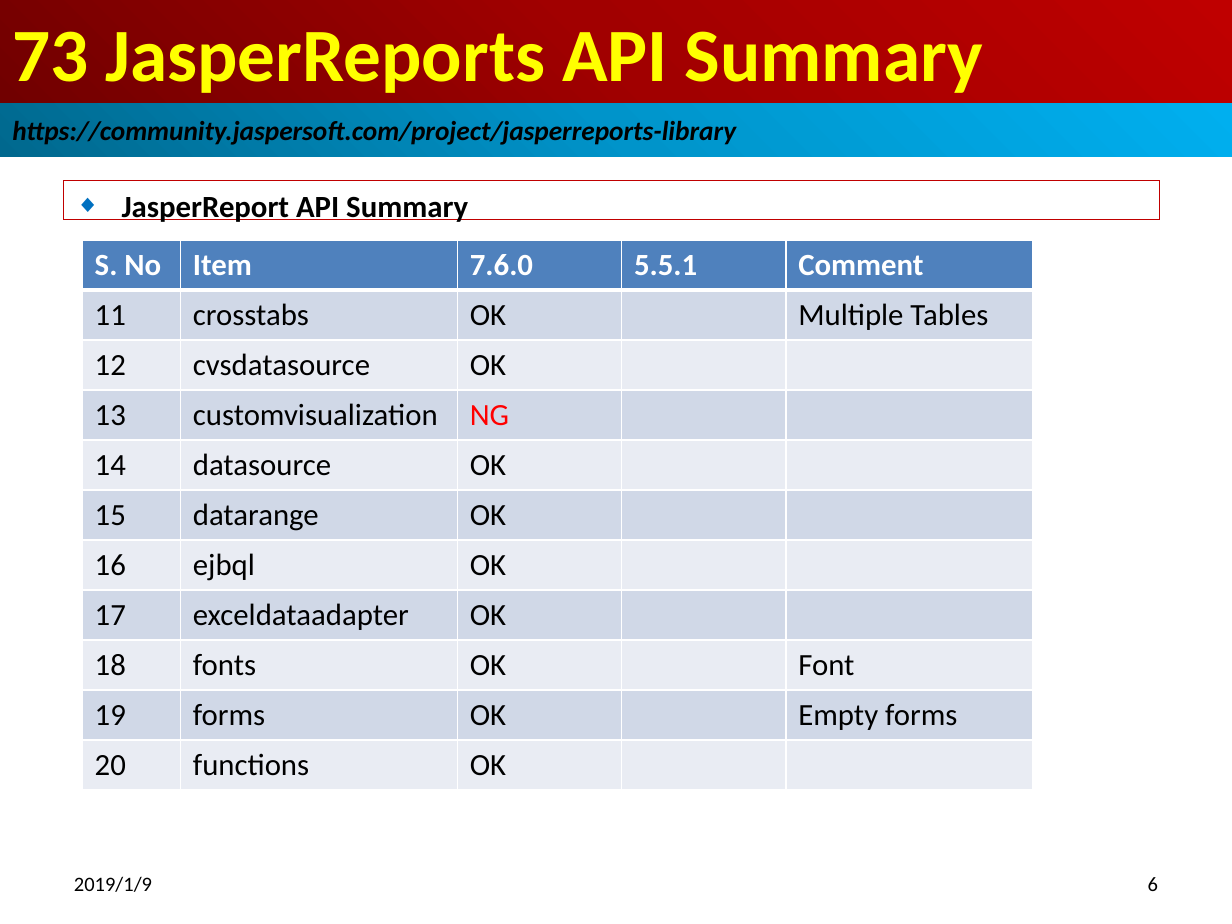
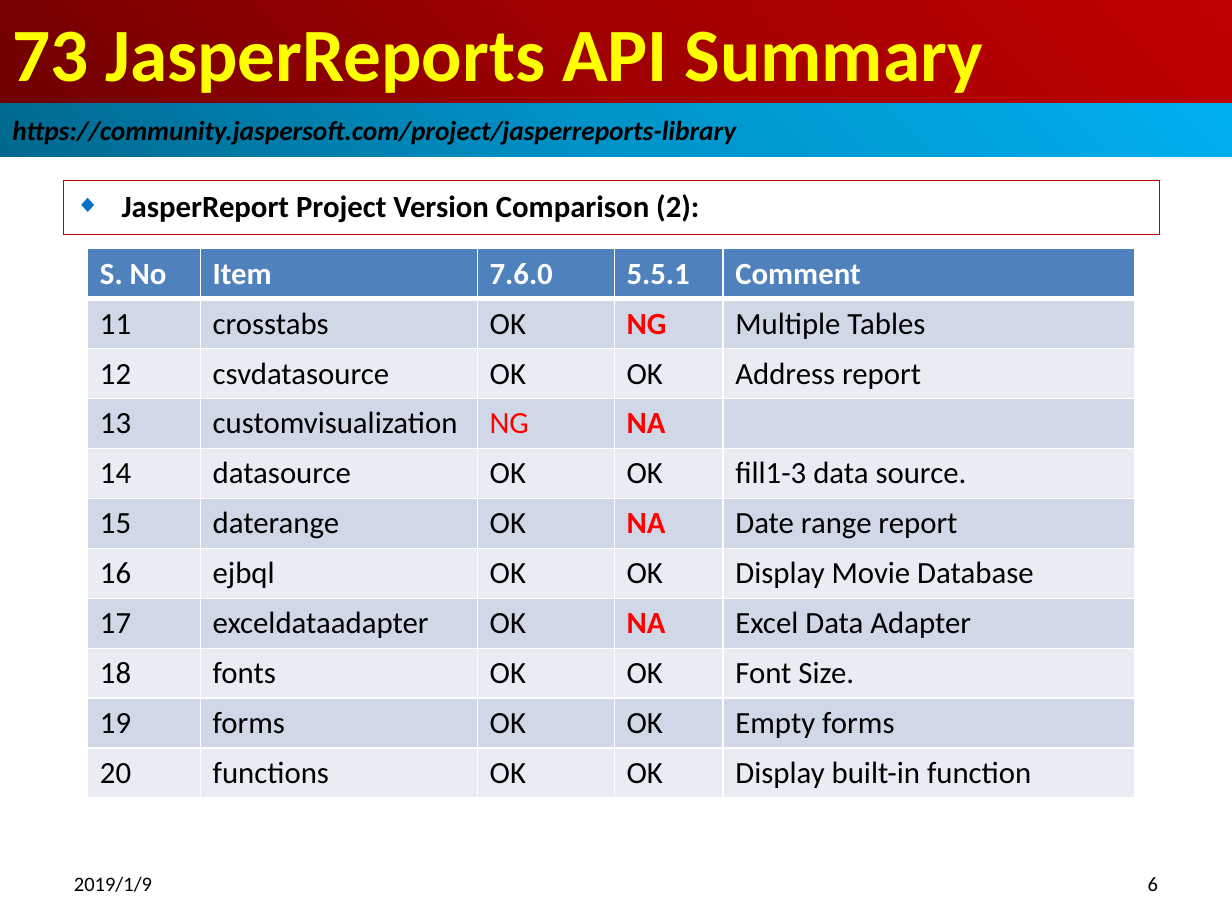
Before and after one commit to peterhchen/100-jasper-report-api-6.7.0, a slide deck: slide 6 of 15_Ch73_API_Summary.pptx. Drawn at 1232x924 pixels with LibreOffice and Linux fonts; fonts in the diff are those of the drawing. Boxes give left, top, right and bottom in pixels: in the first picture for what was removed or moved away, otherwise in the second. Text is boxed around its words. In the diff, an @@ line names an element or a change of style, - is before the commit and + after.

Commit message:
Jasper Report 6.7.0 vs. 5.5.1

```diff
--- a/15_Ch73_API_Summary.pptx
+++ b/15_Ch73_API_Summary.pptx
@@ subtitle "JasperReport Project Version Comparison (2):": place and size @@
-subtitle "JasperReport Project Version Comparison (2):" at [63,181,1159,219]
+subtitle "JasperReport Project Version Comparison (2):" at [63,181,1159,235]
@@ subtitle at [122,194,699,223]: text changed @@
-◆ JasperReport API Summary
+◆ JasperReport Project Version Comparison (2):
@@ table at [87,249,1135,798] @@
-row 2, column 4: 
+row 2, column 4: NG
-row 3: 12 | cvsdatasource | OK |  | 
+row 3: 12 | csvdatasource | OK | OK | Address report
-row 4, column 4: 
+row 4, column 4: NA
-row 5, column 4: 
+row 5, column 4: OK
-row 5, column 5: 
+row 5, column 5: fill1-3 data source.
-row 6: 15 | datarange | OK |  | 
+row 6: 15 | daterange | OK | NA | Date range report
-row 7, column 4: 
+row 7, column 4: OK
-row 7, column 5: 
+row 7, column 5: Display Movie Database
-row 8, column 4: 
+row 8, column 4: NA
-row 8, column 5: 
+row 8, column 5: Excel Data Adapter
-row 9, column 4: 
+row 9, column 4: OK
-row 9, column 5: Font
+row 9, column 5: Font Size.
-row 10, column 4: 
+row 10, column 4: OK
-row 11, column 4: 
+row 11, column 4: OK
-row 11, column 5: 
+row 11, column 5: Display built-in function
@@ table: place and size @@
-table at [83,240,1034,790]
+table at [87,249,1135,798]
```
Also in this commit, not shown: 7 other slides changed.
